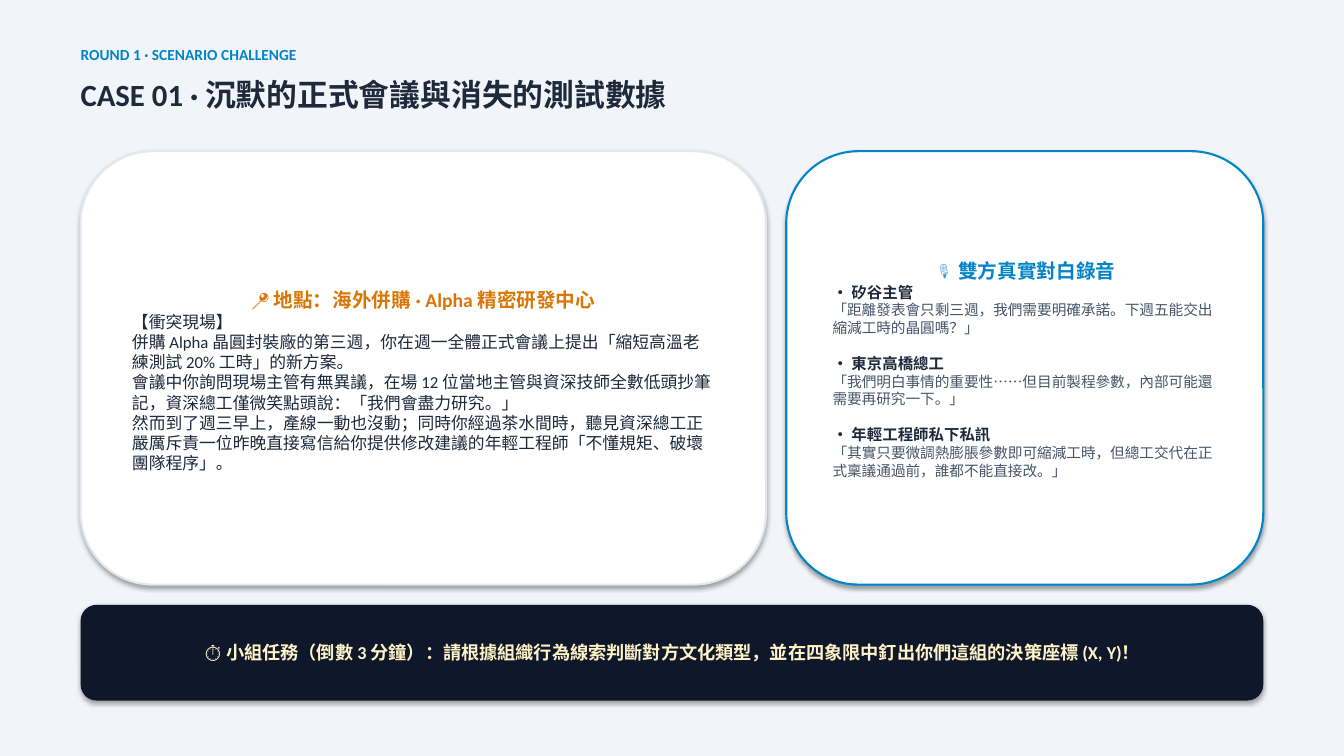
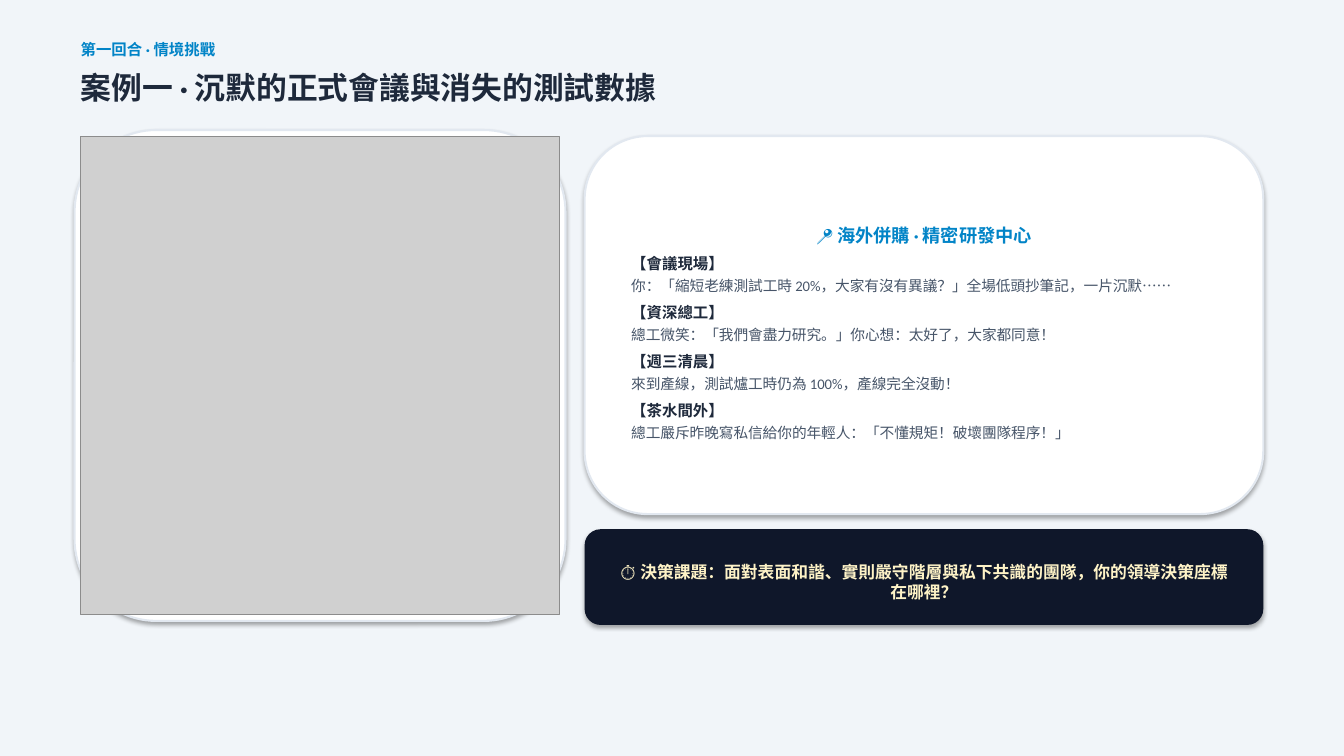
Before and after one commit to routerdd1818-tech/OB, a slide deck: slide 5 of 誰是文化王_備案簡報_Who_Is_Culture_King.pptx. Drawn at 1344x756 pixels with LibreOffice and Linux fonts; fonts in the diff are those of the drawing; grey boxes stand for pictures. Boxes give left, top, right and bottom in pixels: in the first picture for what was removed or moved away, otherwise in the second. Text is boxed around its words. In the diff, an @@ line names an element or a change of style, - is before the commit and + after.

```diff
--- a/誰是文化王_備案簡報_Who_Is_Culture_King.pptx
+++ b/誰是文化王_備案簡報_Who_Is_Culture_King.pptx
@@ text at [81,40,216,60]: text changed @@
-ROUND 1 · SCENARIO CHALLENGE
+第一回合 · 情境挑戰
@@ text at [81,72,656,102]: text changed @@
-CASE 01 · 沉默的正式會議與消失的測試數據
+案例一 · 沉默的正式會議與消失的測試數據
@@ rounded rectangle: place and size @@
-rounded rectangle at [81,151,766,585]
+rounded rectangle at [75,130,566,621]
@@ picture added at [81,136,560,615] @@
@@ rounded rectangle added at [585,136,1263,514], fill #FFFFFF, outline #E2E8F0 1.5 pt, 10.5 pt, text #475569 @@
+📍 海外併購 · 精密研發中心
+【會議現場】
+你：「縮短老練測試工時 20%，大家有沒有異議？」全場低頭抄筆記，一片沉默……
+【資深總工】
+總工微笑：「我們會盡力研究。」你心想：太好了，大家都同意！
+【週三清晨】
+來到產線，測試爐工時仍為 100%，產線完全沒動！
+【茶水間外】
+總工嚴斥昨晚寫私信給你的年輕人：「不懂規矩！破壞團隊程序！」
@@ rounded rectangle removed at [786,151,1263,585] @@
-🎙️ 雙方真實對白錄音
-• 矽谷主管
-「距離發表會只剩三週，我們需要明確承諾。下週五能交出縮減工時的晶圓嗎？」
-• 東京高橋總工
-「我們明白事情的重要性……但目前製程參數，內部可能還需要再研究一下。」
-• 年輕工程師私下私訊
-「其實只要微調熱膨脹參數即可縮減工時，但總工交代在正式稟議通過前，誰都不能直接改。」
@@ text in rounded rectangle at [132,290,711,471]: text removed @@
-📍 地點：海外併購 · Alpha 精密研發中心
-【衝突現場】
-併購 Alpha 晶圓封裝廠的第三週，你在週一全體正式會議上提出「縮短高溫老練測試 20% 工時」的新方案。
-會議中你詢問現場主管有無異議，在場 12 位當地主管與資深技師全數低頭抄筆記，資深總工僅微笑點頭說：「我們會盡力研究。」
-然而到了週三早上，產線一動也沒動；同時你經過茶水間時，聽見資深總工正嚴厲斥責一位昨晚直接寫信給你提供修改建議的年輕工程師「不懂規矩、破壞團隊程序」。
@@ rounded rectangle added at [585,529,1263,625], fill #0F172A, 12 pt, text #FEF3C7, bold @@
+⏱️ 決策課題：面對表面和諧、實則嚴守階層與私下共識的團隊，你的領導決策座標在哪裡？
@@ rounded rectangle removed at [81,605,1263,701] @@
-⏱️ 小組任務（倒數 3 分鐘）：請根據組織行為線索判斷對方文化類型，並在四象限中釘出你們這組的決策座標 (X, Y)！
```
Also in this commit, not shown: 14 other slides changed, 9 other files.
